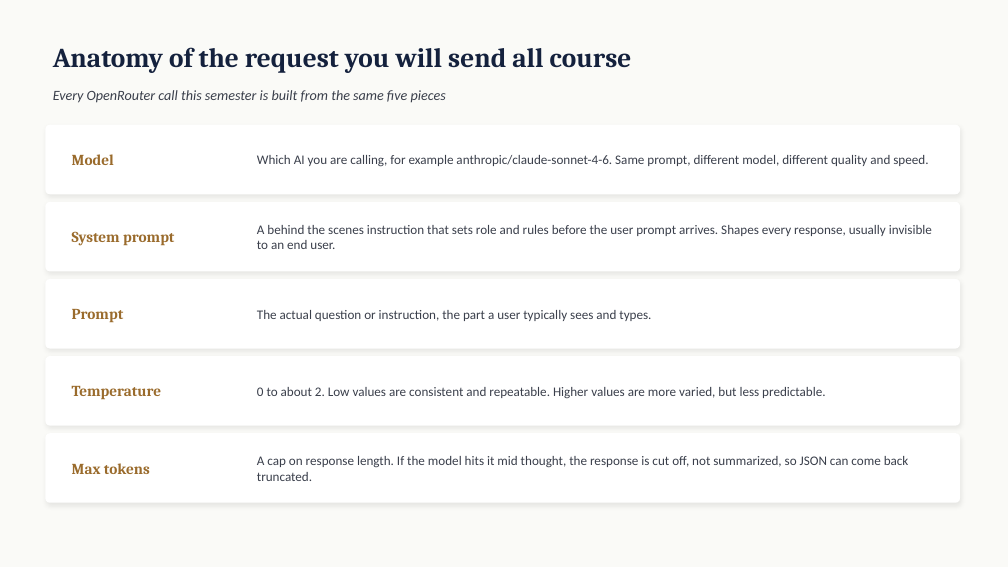
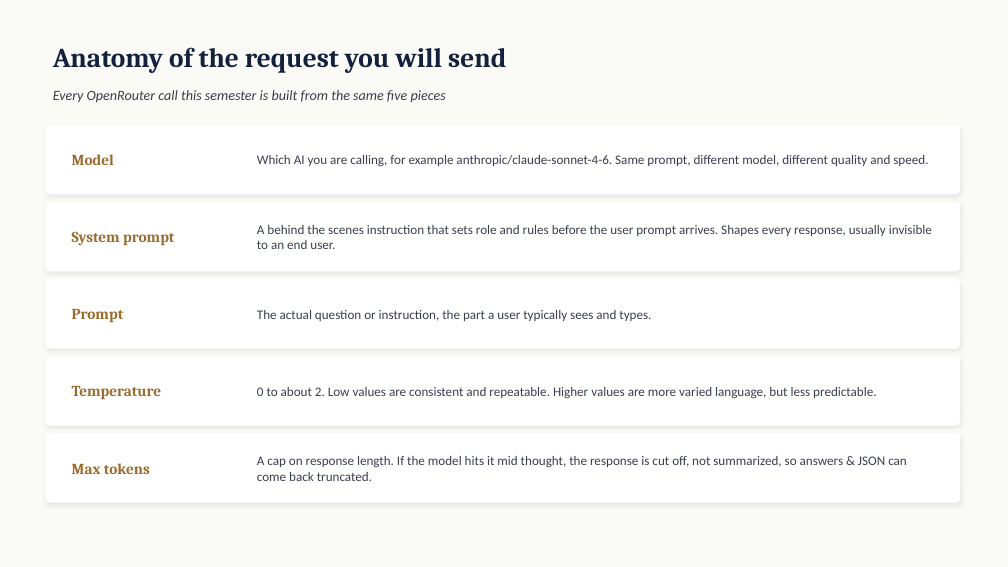
Before and after one commit to kwartler/vienna-genai-finance-course, a slide deck: slide 32 of lessons/day1/wip/prompt_engineering_system_prompts.pptx (slide 4 before the commit). Drawn at 1008x567 pixels with LibreOffice and Linux fonts; fonts in the diff are those of the drawing. Boxes give left, top, right and bottom in pixels: in the first picture for what was removed or moved away, otherwise in the second. Text is boxed around its words. In the diff, an @@ line names an element or a change of style, - is before the commit and + after.

```diff
--- a/lessons/day1/wip/prompt_engineering_system_prompts.pptx
+++ b/lessons/day1/wip/prompt_engineering_system_prompts.pptx
@@ text at box(53, 47, 506, 73): text changed @@
-Anatomy of the request you will send all course
+Anatomy of the request you will send
@@ text at box(257, 387, 876, 399): text changed @@
-0 to about 2. Low values are consistent and repeatable. Higher values are more varied, but less predictable.
+0 to about 2. Low values are consistent and repeatable. Higher values are more varied language, but less predictable.
@@ text at box(257, 456, 907, 481): text changed @@
-A cap on response length. If the model hits it mid thought, the response is cut off, not summarized, so JSON can come back truncated.
+A cap on response length. If the model hits it mid thought, the response is cut off, not summarized, so answers & JSON can come back truncated.
```
Also in this commit, not shown: 3 other slides changed, 31 slides added, 33 other files.
